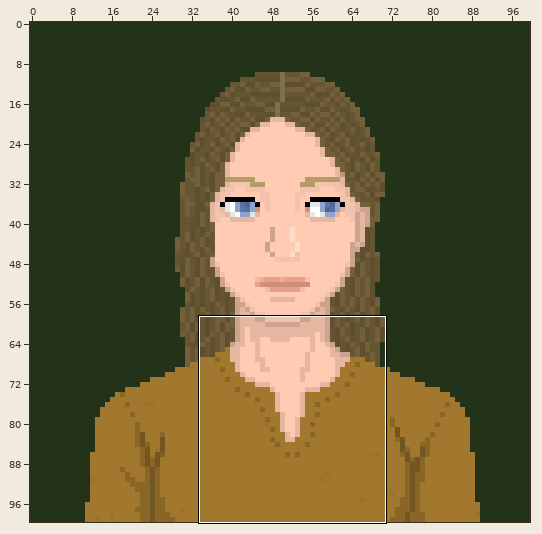
Two versions of one sprite sheet, Characters/Rulskrold-Yngvild/Portrait.png. Above: a wide view before the commit, with the close-up outlined.
Close-up. Before:
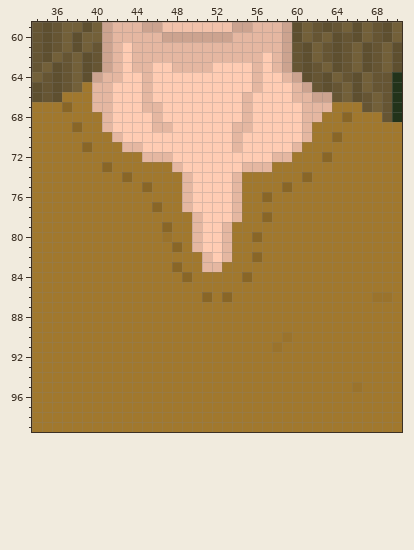
The file is 300x300 pixels, drawn in blocks of 3x3; one block is one cell here. Colours within 5 levels of each other are drawn and written as one. Shown: x 34..70, y 59..99.
Now the later version:
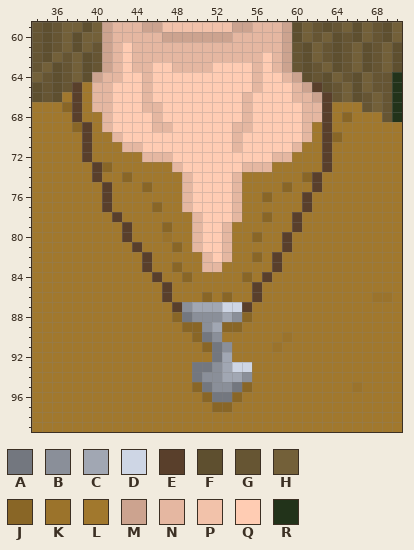
Palette (. is transparent): A #73777f  B #8a8f99  C #a1a7b3  D #ced6e5  E #593f2b  F #5e4f2f  G #665533  H #736039  J #896626  K #9b732b  L #a1782d  M #cca38f  N #e5b7a1  P #f2c2aa  Q #ffccb3  R #22331a
From old to new:
{"y":65,"x":38,"old":"H","new":"E"}
{"y":65,"x":62,"old":"G","new":"E"}
{"y":66,"x":38,"old":"L","new":"E"}
{"y":66,"x":63,"old":"M","new":"E"}
{"y":67,"x":38,"old":"L","new":"E"}
{"y":67,"x":63,"old":"N","new":"E"}
{"y":68,"x":38,"old":"L","new":"E"}
{"y":68,"x":63,"old":"L","new":"E"}
{"y":69,"x":39,"old":"L","new":"E"}
{"y":69,"x":63,"old":"L","new":"E"}
{"y":70,"x":39,"old":"L","new":"E"}
{"y":70,"x":63,"old":"L","new":"E"}
{"y":71,"x":39,"old":"J","new":"E"}
{"y":71,"x":63,"old":"L","new":"E"}
{"y":72,"x":39,"old":"L","new":"E"}
{"y":72,"x":63,"old":"J","new":"E"}
{"y":73,"x":40,"old":"L","new":"E"}
{"y":73,"x":63,"old":"L","new":"E"}
{"y":74,"x":40,"old":"L","new":"E"}
{"y":74,"x":62,"old":"L","new":"E"}
{"y":75,"x":41,"old":"L","new":"E"}
{"y":75,"x":62,"old":"L","new":"E"}
{"y":76,"x":41,"old":"L","new":"E"}
{"y":76,"x":61,"old":"L","new":"E"}
{"y":77,"x":41,"old":"L","new":"E"}
{"y":77,"x":61,"old":"L","new":"E"}
{"y":78,"x":42,"old":"L","new":"E"}
{"y":78,"x":60,"old":"L","new":"E"}
{"y":79,"x":43,"old":"L","new":"E"}
{"y":79,"x":60,"old":"L","new":"E"}
{"y":80,"x":43,"old":"L","new":"E"}
{"y":80,"x":59,"old":"L","new":"E"}
{"y":81,"x":44,"old":"L","new":"E"}
{"y":81,"x":59,"old":"L","new":"E"}
{"y":82,"x":45,"old":"L","new":"E"}
{"y":82,"x":58,"old":"L","new":"E"}
{"y":83,"x":45,"old":"L","new":"E"}
{"y":83,"x":58,"old":"L","new":"E"}
{"y":84,"x":46,"old":"L","new":"E"}
{"y":84,"x":57,"old":"L","new":"E"}
{"y":85,"x":47,"old":"L","new":"E"}
{"y":85,"x":56,"old":"L","new":"E"}
{"y":86,"x":47,"old":"L","new":"E"}
{"y":86,"x":56,"old":"L","new":"E"}
{"y":87,"x":48,"old":"LLLLLLLL","new":"EBCCCDDE"}
{"y":88,"x":48,"old":"LLLLLLLL","new":"JABBBCBJ"}
{"y":89,"x":49,"old":"LLLLLL","new":"JJBCJJ"}
{"y":90,"x":50,"old":"LLL","new":"JAB"}
{"y":91,"x":51,"old":"LLL","new":"JAB"}
{"y":92,"x":52,"old":"LL","new":"AC"}
{"y":93,"x":50,"old":"LLLLLL","new":"AABCDD"}
{"y":94,"x":50,"old":"LLLLLL","new":"ABBCCB"}
{"y":95,"x":50,"old":"LLLLLL","new":"JABBAJ"}
{"y":96,"x":51,"old":"LLLL","new":"JAAJ"}
{"y":97,"x":52,"old":"LL","new":"JJ"}
{"label":"changed","picture_box":[72,82,332,412]}
